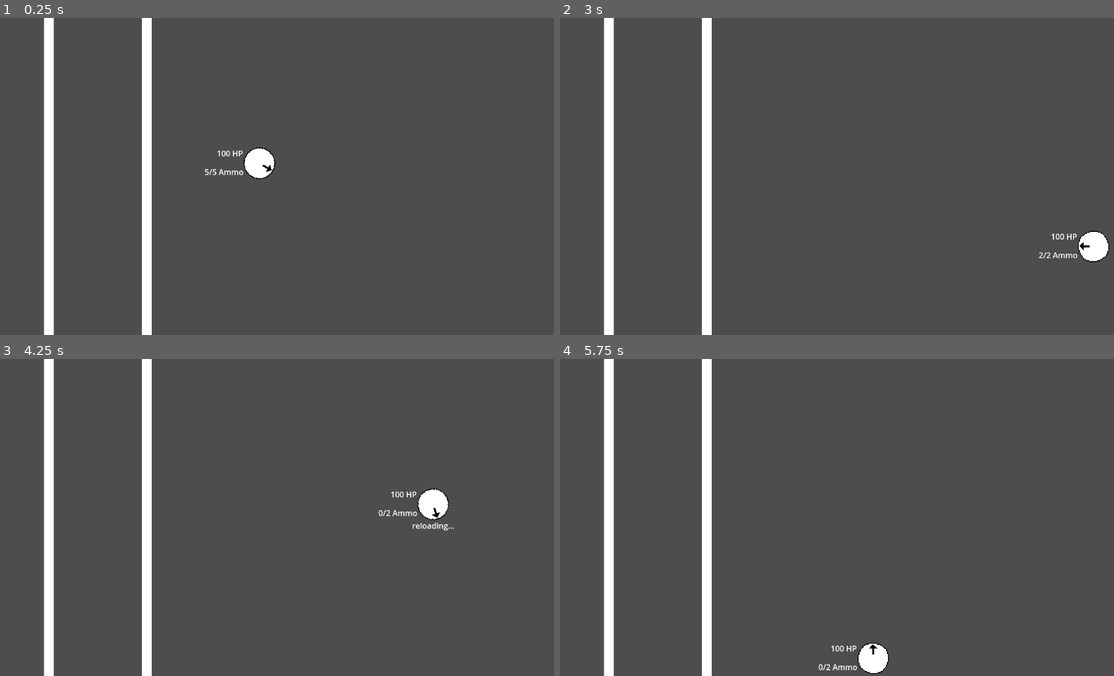
Above: before the commit, frames 1-4 (two rows, left to right).
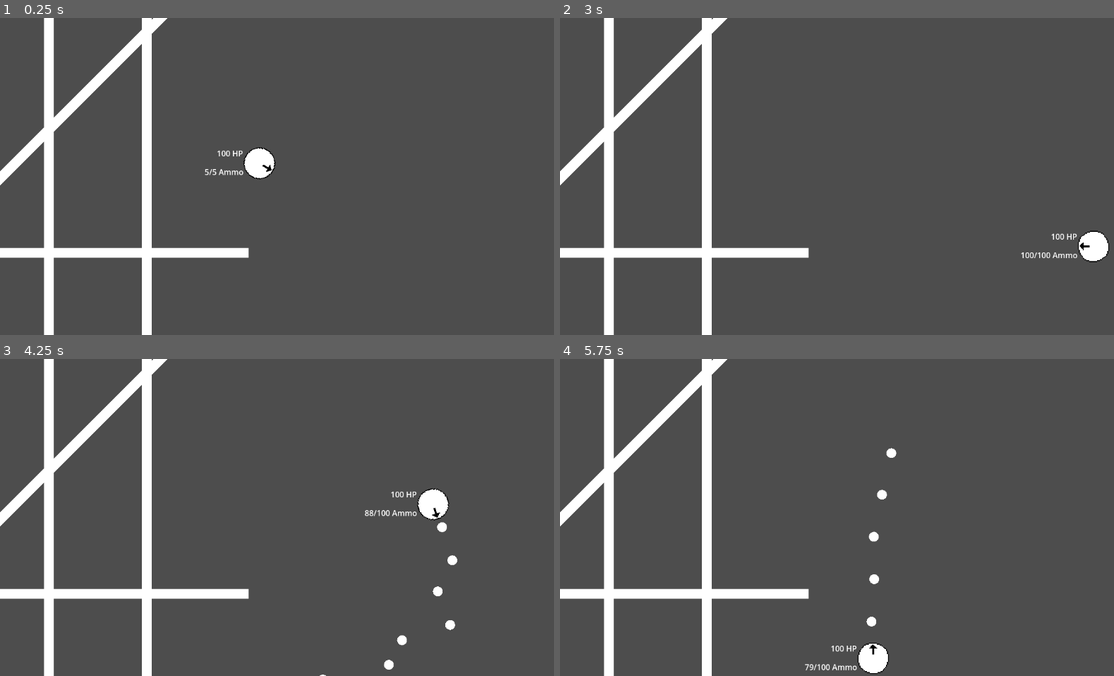
Above: after the commit, the same moments.

Repository: Great-Apes-USV/bullet-hell
Game: Godot game, scene res://scenes/game.tscn
Same seed, same stepped clock (60 frames per second), same inputs: the game is played once before the commit and once after it.
Inputs (mouse positions are in pixels of both pictures, inside the frame that each line leads up to):
- Up to frame 1 (0.25 s): no input
- Up to frame 2 (3 s): tap Enter at 0.5 s; move the mouse to (964, 160) at 0.52 s; press the mouse at (964, 160) at 0.53 s; hold D (move-right) 0.53-1.28 s; move the mouse to (731, 192) at 1.27 s; release the mouse at (731, 192) at 1.28 s; hold S (move-down) 1.28-2.03 s; click (731, 192) at 1.35 s; move the mouse to (897, 106) at 2.02 s; press the mouse at (897, 106) at 2.03 s; hold D (move-right) 2.03-2.78 s; tap Space (roll) at 2.1 s; move the mouse to (814, 239) at 2.77 s; release the mouse at (814, 239) at 2.78 s; hold W (move-up) from 2.78 s (still down); tap E (weapon-swap) at 2.85 s
- Up to frame 3 (4.25 s): click (254, 580) at 3.05 s; move the mouse to (448, 565) at 3.52 s; release W (move-up) at 3.53 s; press the mouse at (448, 565) at 3.53 s; hold A (move-left) from 3.53 s (still down); tap R (reload) at 4.15 s
- Up to frame 4 (5.75 s): move the mouse to (670, 469) at 4.27 s; release the mouse at (670, 469) at 4.28 s; click (670, 469) at 4.35 s; move the mouse to (870, 517) at 5.02 s; release A (move-left) at 5.03 s; press the mouse at (870, 517) at 5.03 s; hold S (move-down) from 5.03 s (still down); tap Space (roll) at 5.1 s

The runs differ from the first frame. In frame 1, 2.6% of the frame differs, in the area x 0-45%, y 0-76%; in frame 2, 2.6%; in frame 3, 3.0%, in the area x 0-83%, y 0-100%; in frame 4, 2.9%.

Commit message:
Ricochet

Diff:
--- a/scenes/game.tscn
+++ b/scenes/game.tscn
@@ -34,3 +34,27 @@
 [node name="MeshInstance2D" type="MeshInstance2D" parent="Wall2"]
 scale = Vector2(20, 20)
 mesh = SubResource("BoxMesh_ow5vc")
+
+[node name="Wall3" type="StaticBody2D" parent="."]
+position = Vector2(184, 480)
+rotation = 1.5708
+scale = Vector2(1, 32.4)
+
+[node name="CollisionShape2D" type="CollisionShape2D" parent="Wall3"]
+shape = SubResource("RectangleShape2D_bb0fj")
+
+[node name="MeshInstance2D" type="MeshInstance2D" parent="Wall3"]
+scale = Vector2(20, 20)
+mesh = SubResource("BoxMesh_ow5vc")
+
+[node name="Wall4" type="StaticBody2D" parent="."]
+position = Vector2(193, 135)
+rotation = 0.785398
+scale = Vector2(1, 32.4)
+
+[node name="CollisionShape2D" type="CollisionShape2D" parent="Wall4"]
+shape = SubResource("RectangleShape2D_bb0fj")
+
+[node name="MeshInstance2D" type="MeshInstance2D" parent="Wall4"]
+scale = Vector2(20, 20)
+mesh = SubResource("BoxMesh_ow5vc")
--- a/scripts/player.gd
+++ b/scripts/player.gd
@@ -30,7 +30,7 @@
 
 func _ready():
 	#add_preset_weapon("full_rapid_lightweight_pistol")
-	add_preset_weapon("shotgun")
+	add_preset_weapon("rapid_lightweight_ricochet_smg")
 	#add_preset_weapon("semi_magnum_rifle")
 	#add_preset_weapon("semi_magnum_pistol")
 	add_preset_weapon("full_rifle")
--- a/weapons/bullet.gd
+++ b/weapons/bullet.gd
@@ -11,6 +11,7 @@
 var damage : int
 var bullet_range : float
 var piercing : bool
+var ricochet : bool
 
 var distance_traveled : float = 0
 var piercing_a2d : Area2D
@@ -33,6 +34,8 @@
 	piercing_a2d.add_child($CollisionShape2D.duplicate())
 	add_child(piercing_a2d)
 	$CollisionShape2D.disabled = true
+	piercing_a2d.area_exited.connect(reenable_collision)
+	piercing_a2d.body_exited.connect(reenable_collision)
 
 
 func _process(delta):
@@ -42,14 +45,13 @@
 
 
 func _physics_process(delta):
-	if not can_pierce:
-		$CollisionShape2D.disabled = false
-		piercing = false
-
 	var touching_bodies : Array[Node2D] = []
 	var test_collision : KinematicCollision2D = move_and_collide(Vector2.from_angle(rotation) * speed * delta)
 	if test_collision:
 		var body := test_collision.get_collider() as Node2D
+		if ricochet:
+			var normal := Vector2.from_angle(test_collision.get_angle())
+			rotation = Vector2.from_angle(rotation).reflect(normal).angle()
 		touching_bodies.append(body)
 
 	if piercing:
@@ -63,8 +65,17 @@
 		if can_pierce:
 			pierced_bodies.append(body)
 			continue
+		if ricochet:
+			continue
 		die()
 		break
+
+
+func reenable_collision(_body : Node2D):
+	if not can_pierce:
+		$CollisionShape2D.set_deferred("disabled", false)
+		piercing = false
+
 
 func die_after_seconds(seconds : float):
 	await get_tree().create_timer(seconds).timeout
--- a/weapons/smg.gd
+++ b/weapons/smg.gd
@@ -4,6 +4,7 @@
 
 func _init(new_player : Player = null, new_properties := {}):
 	_add_default_properties({
+			fire_mode = Weapons.FireMode.FULL,
 			bullet_range = 500,
 			bullet_speed = 1000,
 			fire_rate = 10,
--- a/weapons/weapon.gd
+++ b/weapons/weapon.gd
@@ -29,6 +29,7 @@
 			reload_speed = 2,
 			reload_delay = 0.15,
 			piercing = false,
+			ricochet = false,
 	})
 	set_props_from_dict(new_properties)
 	if new_player:
@@ -64,6 +65,7 @@
 	bullet.damage = properties.damage
 	bullet.bullet_range = properties.bullet_range
 	bullet.piercing = properties.piercing
+	bullet.ricochet = properties.ricochet
 	bullet.position = player.position - player.look_vector.normalized() * player.sprite.texture.get_width()
 	bullet.rotation = player.sprite.rotation
 	return bullet
--- a/weapons/weapons_handler.gd
+++ b/weapons/weapons_handler.gd
@@ -57,5 +57,7 @@
 				new_weapon.reload_speed /= 2
 			"piercing":
 				new_weapon.piercing = true
+			"ricochet":
+				new_weapon.ricochet = true
 
 	return new_weapon
